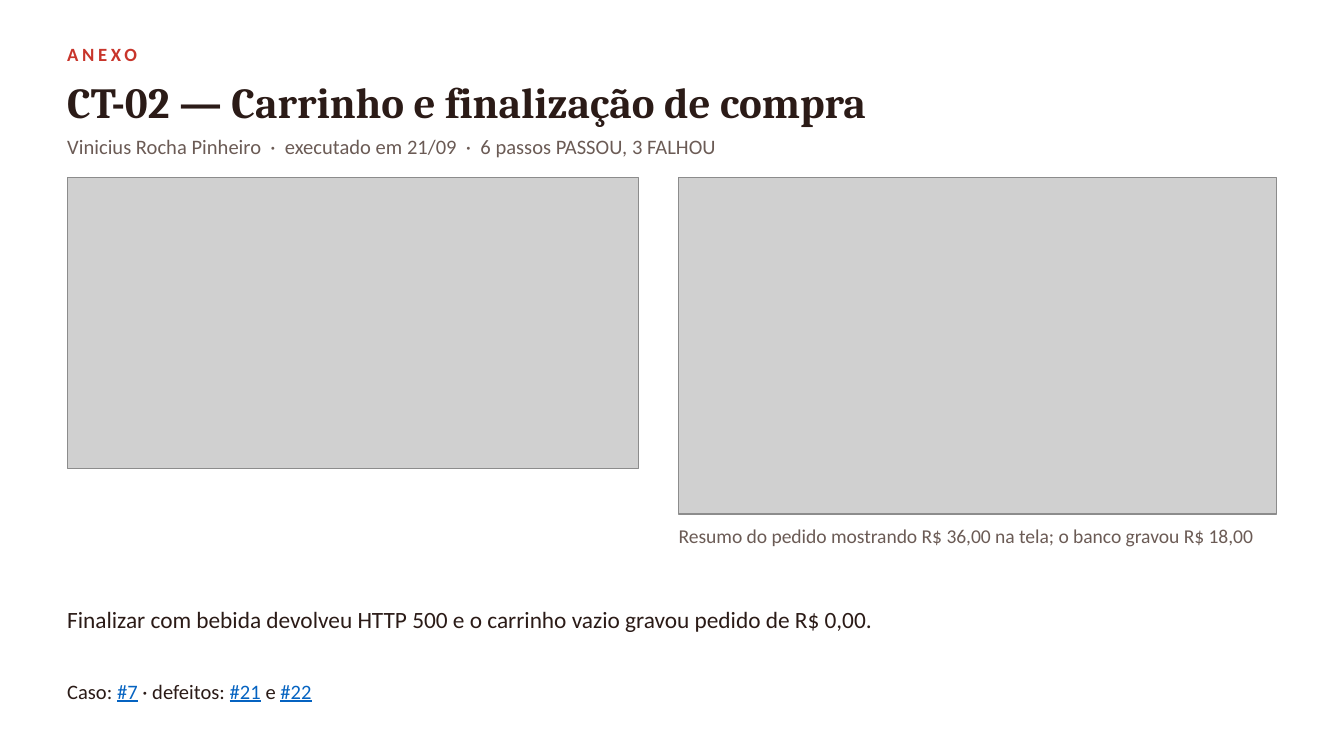
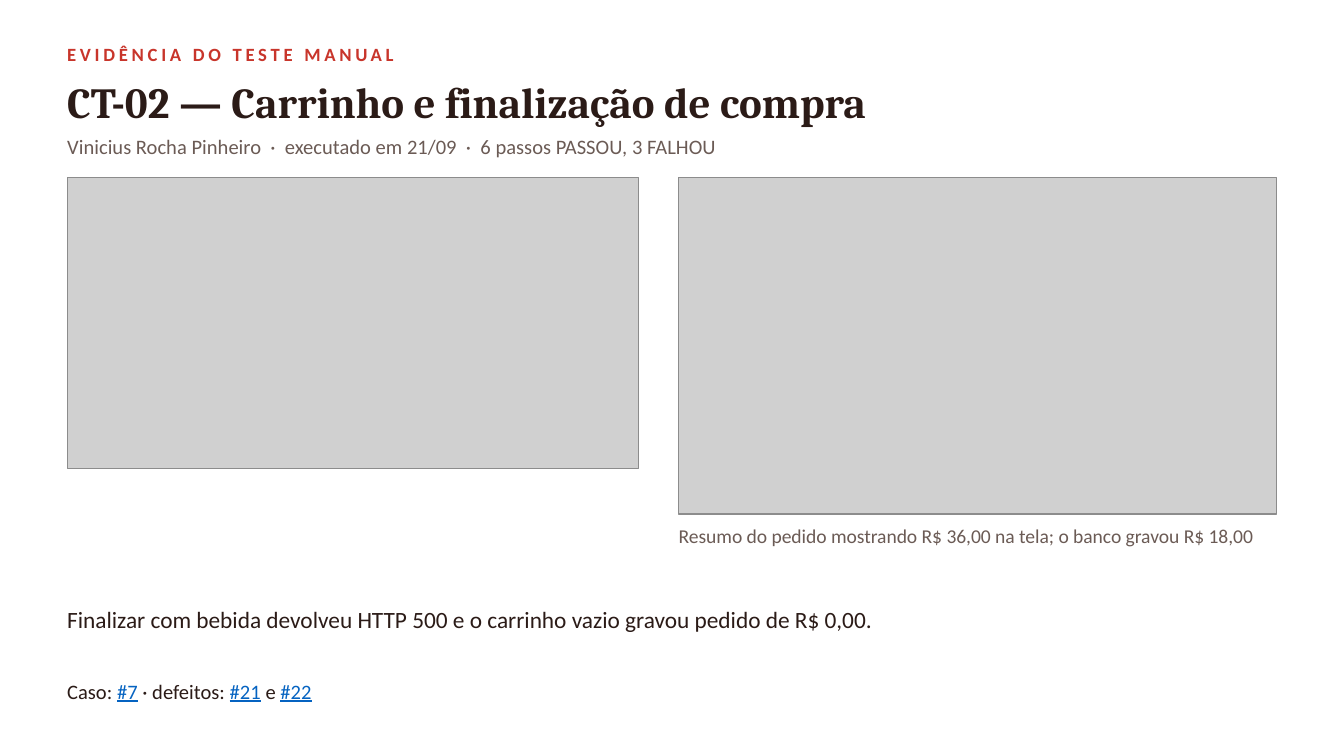
Before and after one commit to vini-pinheiro/trabalho-qualidade-e-teste-de-software, a slide deck: slide 7 of docs/entrega-1/apresentacao/apresentacao-entrega-1.pptx (slide 16 before the commit). Drawn at 1344x756 pixels with LibreOffice and Linux fonts; fonts in the diff are those of the drawing; grey boxes stand for pictures. Boxes give left, top, right and bottom in pixels: in the first picture for what was removed or moved away, otherwise in the second. Text is boxed around its words. In the diff, an @@ line names an element or a change of style, - is before the commit and + after.

Commit message:
docs: evidência de cada integrante logo após os seus slides
- os cinco slides de caso manual saem do fim e passam a fechar o bloco de cada pessoa
- três slides por integrante: o que testamos, resultados e a evidência do teste manual
- no fim ficam só os anexos gerais: estrutura, issues e execução das suítes
- roteiro remapeado para a nova numeração

```diff
--- a/docs/entrega-1/apresentacao/apresentacao-entrega-1.pptx
+++ b/docs/entrega-1/apresentacao/apresentacao-entrega-1.pptx
@@ text at [67, 46, 393, 61]: text changed @@
-ANEXO
+EVIDÊNCIA DO TESTE MANUAL
```
Also in this commit, not shown: 7 other slides changed, 12 other files.
